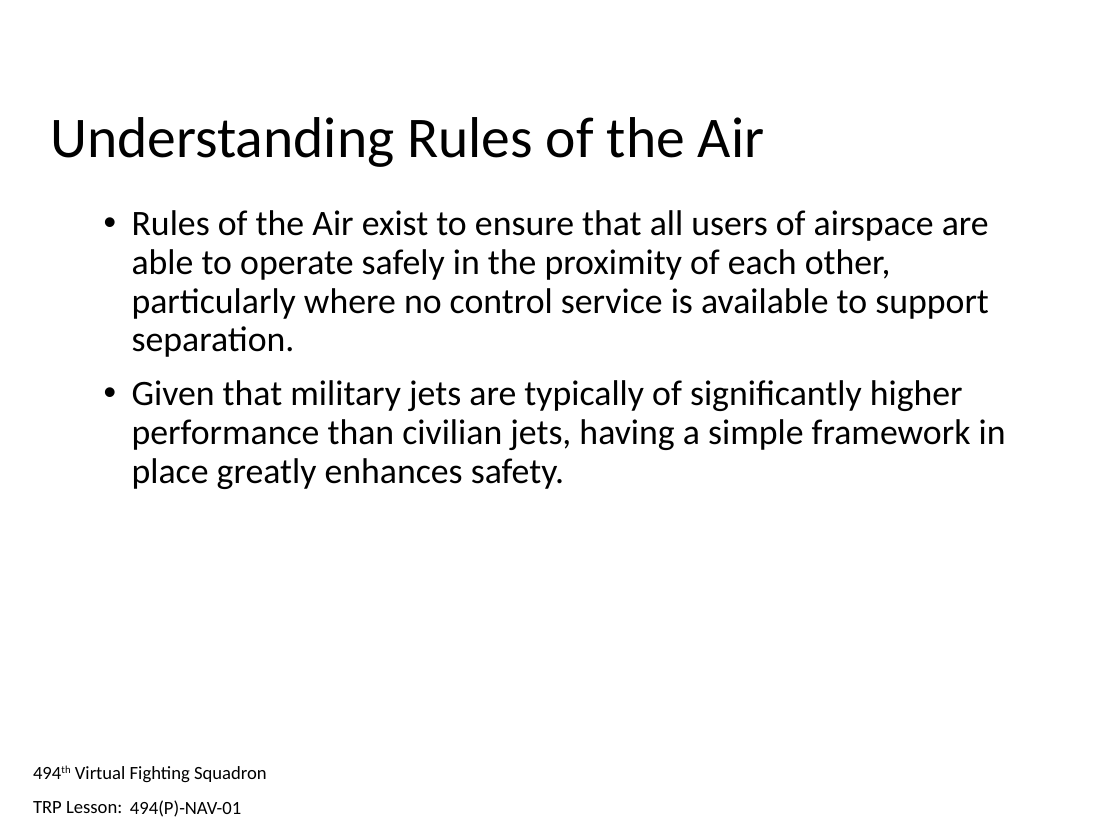
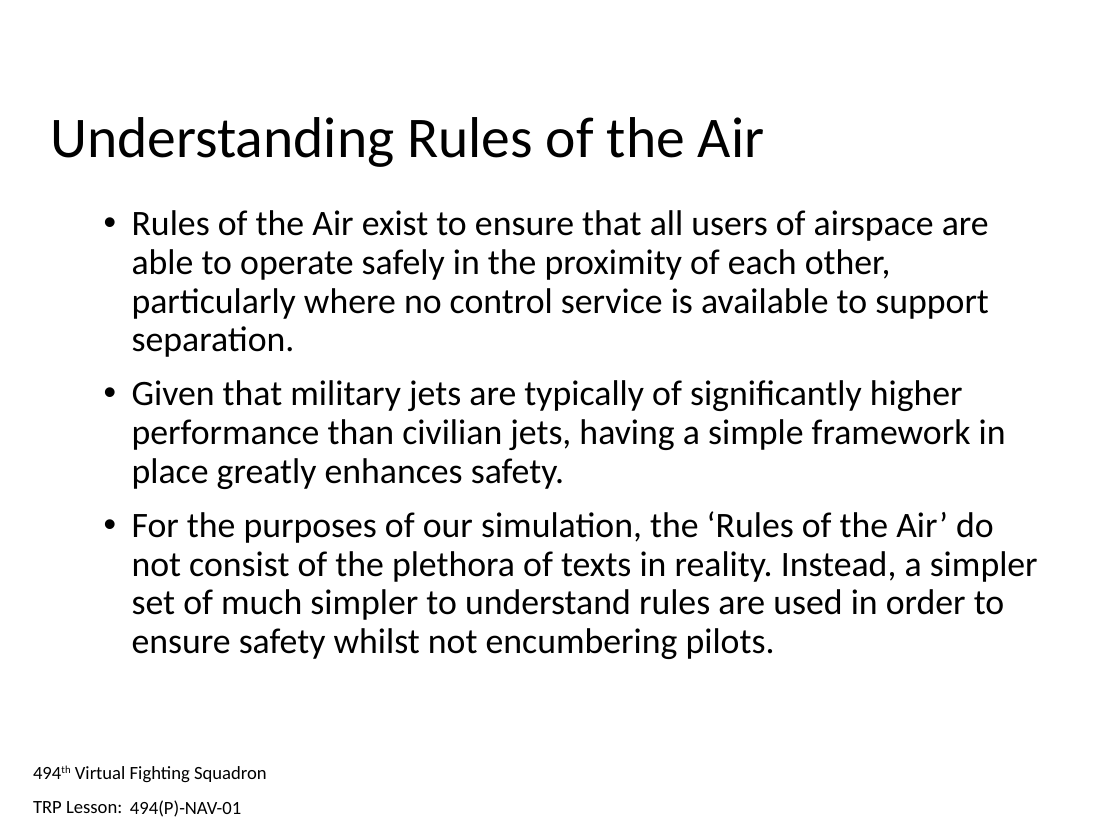
Before and after one commit to 132nd-vWing/132-TRP-494, a slide deck: slide 4 of TRP/NAV/NAV-01/494(P)-NAV-01 - Trainee Presentation.pptx. Drawn at 1120x840 pixels with LibreOffice and Linux fonts; fonts in the diff are those of the drawing; background and template pictures are left out. Boxes give left, top, right and bottom in pixels: in the first picture for what was removed or moved away, otherwise in the second. Text is boxed around its words. In the diff, an @@ line names an element or a change of style, - is before the commit and + after.

```diff
--- a/TRP/NAV/NAV-01/494(P)-NAV-01 - Trainee Presentation.pptx
+++ b/TRP/NAV/NAV-01/494(P)-NAV-01 - Trainee Presentation.pptx
@@ text at (132, 511, 1038, 659): paragraph added @@
+• For the purposes of our simulation, the ‘Rules of the Air’ do not consist of the plethora of texts in reality. Instead, a simpler set of much simpler to understand rules are used in order to ensure safety whilst not encumbering pilots.
```
Also in this commit, not shown: 3 other slides changed, 18 slides added, 3 other files.
